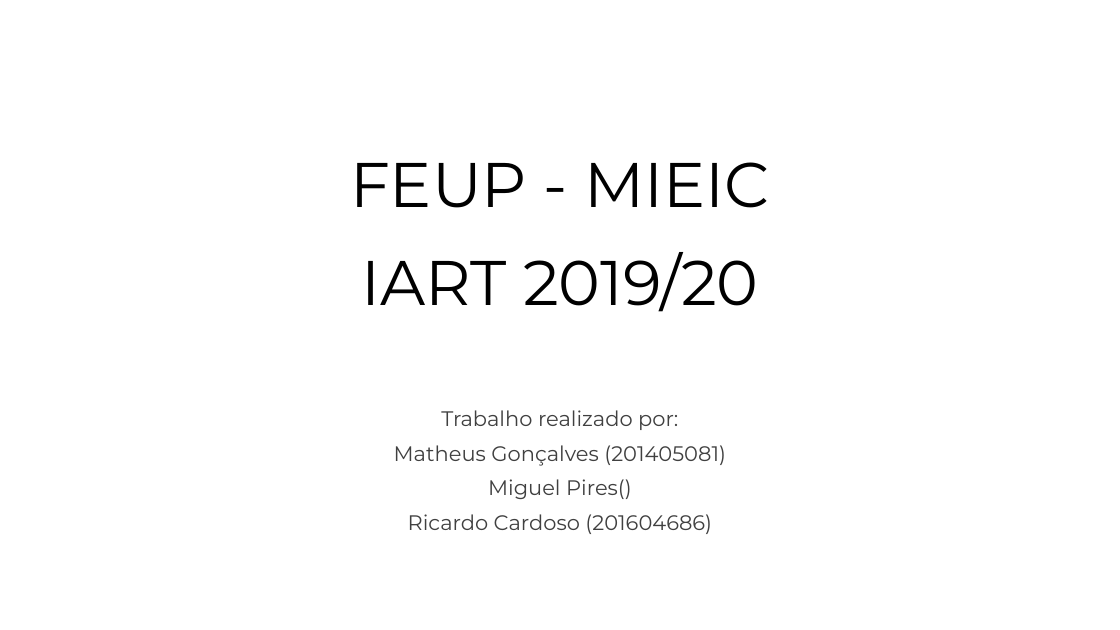
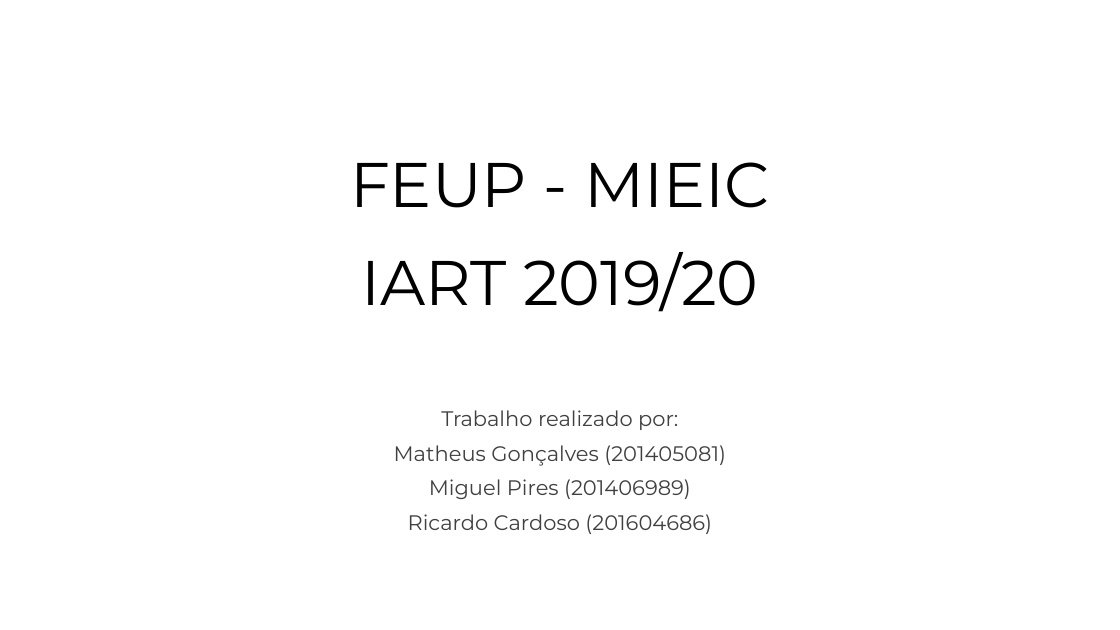
Before and after one commit to matheusPereiraG/IART, a slide deck: slide 1 of FEUP.pptx. Drawn at 1120x630 pixels with LibreOffice and Linux fonts; fonts in the diff are those of the drawing. Boxes give left, top, right and bottom in pixels: in the first picture for what was removed or moved away, otherwise in the second. Text is boxed around its words. In the diff, an @@ line names an element or a change of style, - is before the commit and + after.

Commit message:
Added stuff to ppt presentation

```diff
--- a/FEUP.pptx
+++ b/FEUP.pptx
@@ subtitle at bbox=[429, 479, 691, 499]: text changed @@
-Miguel Pires()
+Miguel Pires (201406989)
```
Also in this commit, not shown: 1 other slide changed, 2 slides added.
